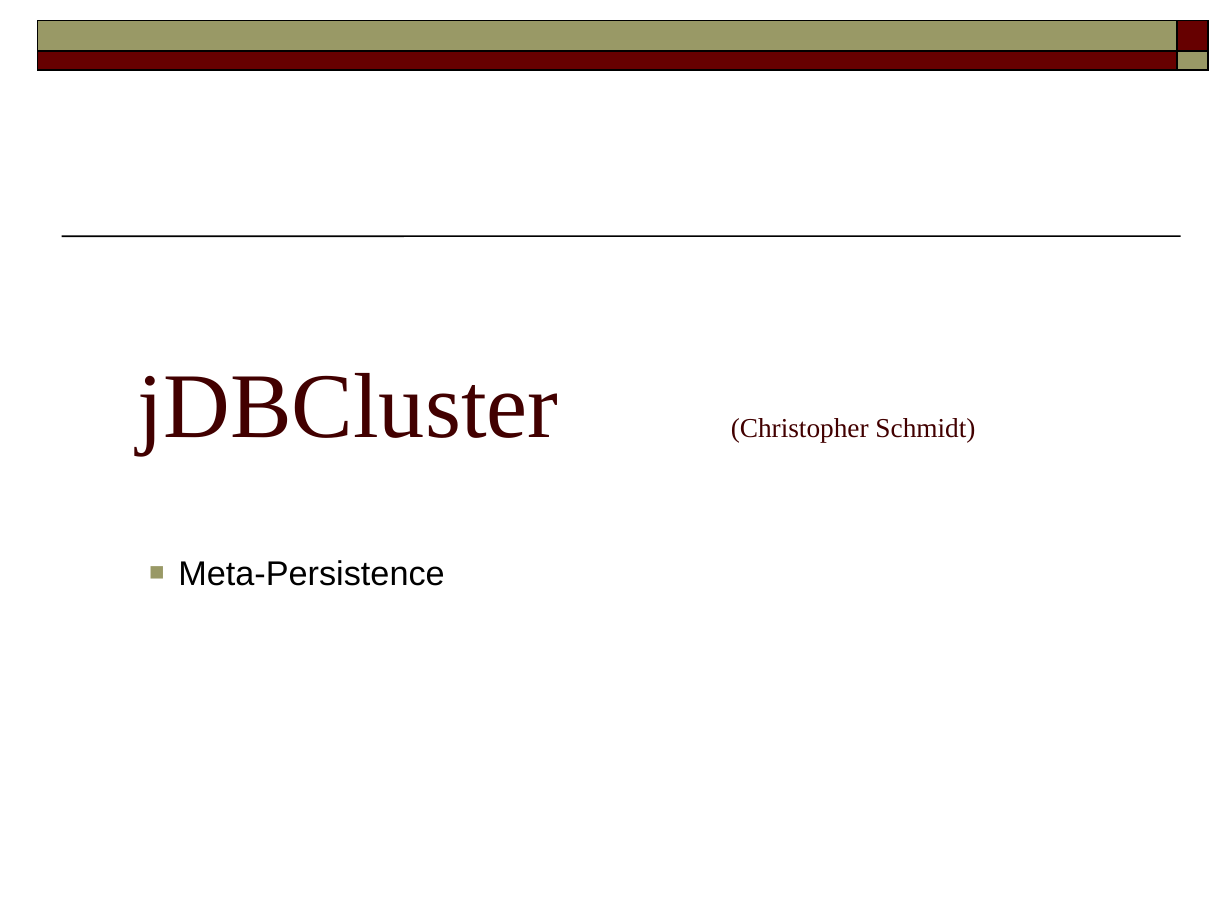
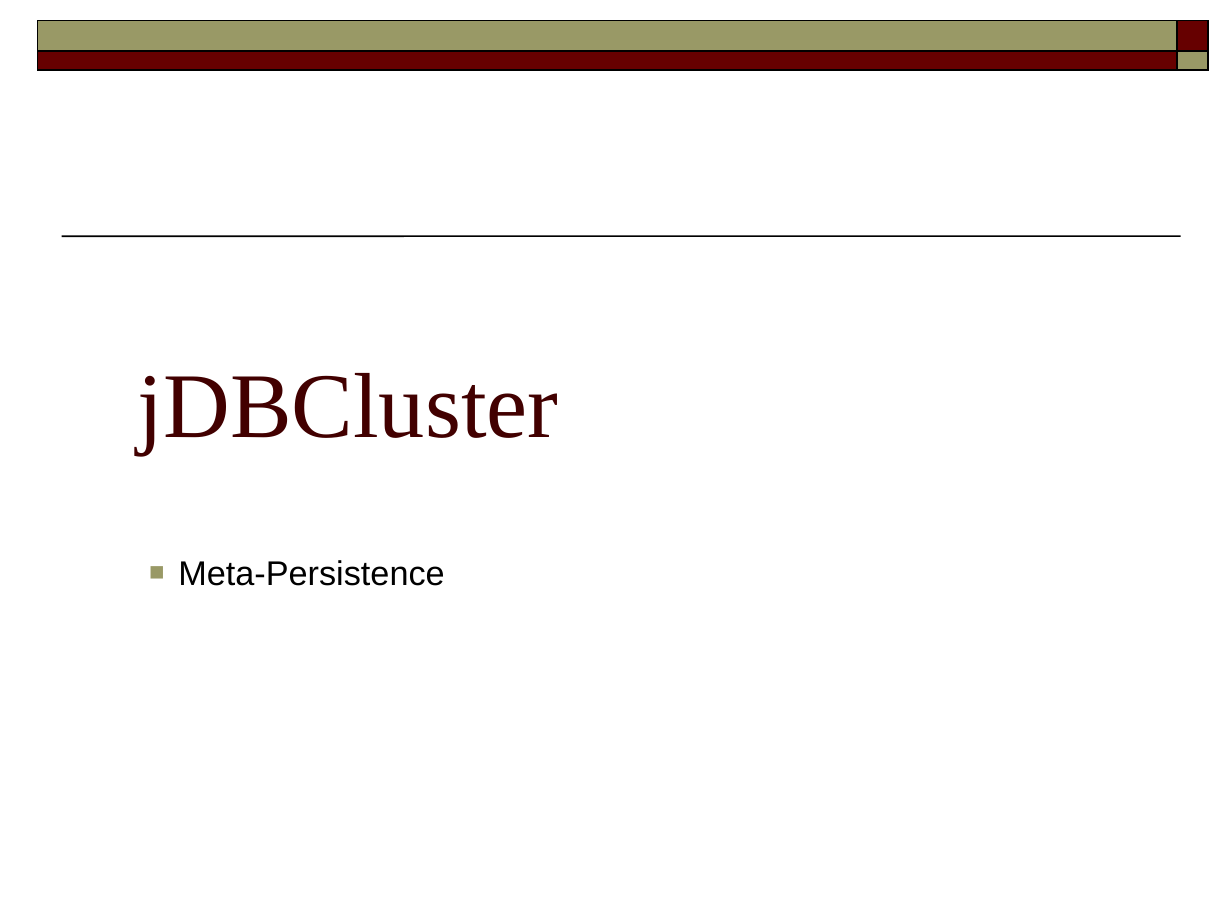
Before and after one commit to FaKod/JDBCluster, a slide deck: slide 1 of JDBCluster/Doc/MetaPersistence.odp. Drawn at 1232x924 pixels with LibreOffice and Linux fonts; fonts in the diff are those of the drawing. Boxes give left, top, right and bottom in pixels: in the first picture for what was removed or moved away, otherwise in the second. Text is boxed around its words. In the diff, an @@ line names an element or a change of style, - is before the commit and + after.

Commit message:
missed commit

```diff
--- a/JDBCluster/Doc/MetaPersistence.odp
+++ b/JDBCluster/Doc/MetaPersistence.odp
@@ title at (138, 373, 558, 454): text changed; size 16 to 54 pt @@
-jDBCluster (Christopher Schmidt)
+jDBCluster
```
